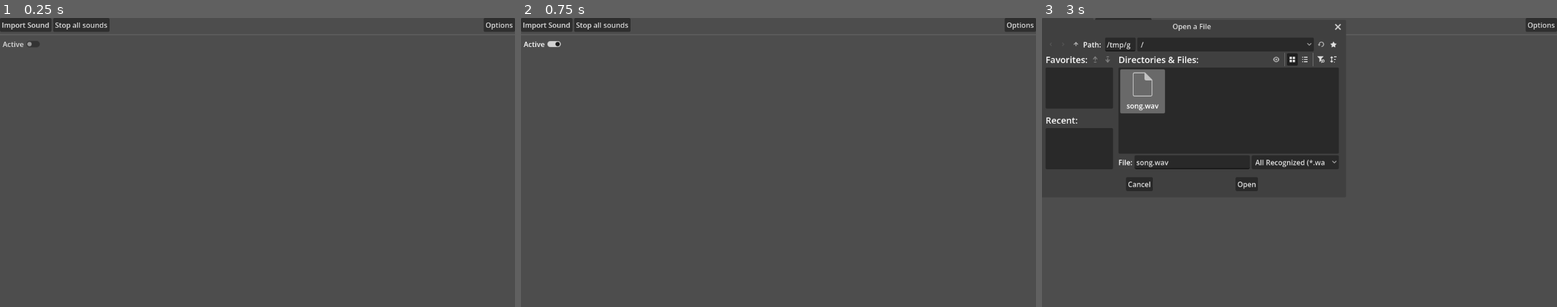
Above: before the commit, frames 1-3 (left to right).
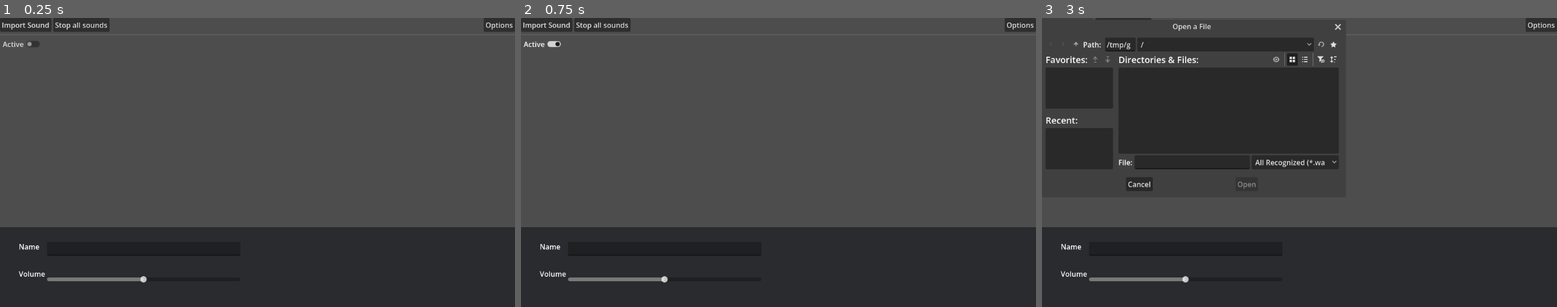
Above: after the commit, the same moments.

Repository: Fishlung/Soundboard-App
Game: Godot game, scene res://main.tscn
The game is run twice, just before and just after one commit, with the same random seed, the same clock (stepped at 60 frames per second) and the same inputs.
Inputs:
- Up to frame 1 (0.25 s): no input
- Up to frame 2 (0.75 s): click "Active" at 0.5 s
- Up to frame 3 (3 s): click "Active" at 1.25 s; click "Active" at 2 s; click "Import Sound" at 2.75 s

The runs differ from the first frame. In frame 1, 28% of the frame differs, in the area x 0-100%, y 72-100%; in frame 2, 28%; in frame 3, 29%, in the area x 0-100%, y 17-100%.

Commit message:
Output can be switched between VAC output and Speaker output

Diff:
--- a/default_bus_layout.tres
+++ /dev/null
@@ -1,3 +0,0 @@
-[gd_resource type="AudioBusLayout" format=3 uid="uid://bq66pbgr7yocb"]
-
-[resource]
--- a/main.gd
+++ b/main.gd
@@ -3,30 +3,7 @@
 var edited_button
 
 func _ready() -> void:
-	if !FileAccess.file_exists("user://buttons.json"):
-		print("no save data")
-		return
-	var button_save = FileAccess.open("user://buttons.json", FileAccess.READ)
-	while button_save.get_position() < button_save.get_length():
-		var json_string = button_save.get_line()
-		var json = JSON.new()
-		var parse_result = json.parse(json_string)
-		if not parse_result == OK:
-			print("JSON Parse Error: ", json.get_error_message(), " in ", json_string, " at line ", json.get_error_line())
-			continue
-		var button_data = json.data
-		if !button_data.has("path"):
-			printerr("No path found for button. Skipping.")
-			continue
-
-		var button_name = "Untitled Button"
-		var button_volume = 1
-
-		if button_data.has("name"):
-			button_name = button_data["name"]
-		if button_data.has("volume"):
-			button_volume = button_data["volume"]
-		add_button(button_data["path"], button_name, button_volume)
+	load_buttons()
 	save_buttons()
 
 func _on_import_pressed() -> void:
@@ -78,3 +55,41 @@
 
 func _on_options_button_pressed() -> void:
 	%OptionsMenu.visible = !%OptionsMenu.visible
+
+func _input(_event: InputEvent) -> void:
+	if Input.is_action_just_pressed("ui_cancel"):
+		%OptionsMenu.visible = false
+
+func _on_active_toggle(toggled_on: bool) -> void:
+	_on_stop_all_pressed()
+	if toggled_on:
+		AudioServer.output_device = %OptionsMenu.settings["vac"]
+	else:
+		AudioServer.output_device = %OptionsMenu.settings["speaker"]
+
+
+func load_buttons():
+	if !FileAccess.file_exists("user://buttons.json"):
+		print("no save data")
+		return
+	var button_save = FileAccess.open("user://buttons.json", FileAccess.READ)
+	while button_save.get_position() < button_save.get_length():
+		var json_string = button_save.get_line()
+		var json = JSON.new()
+		var parse_result = json.parse(json_string)
+		if not parse_result == OK:
+			print("JSON Parse Error: ", json.get_error_message(), " in ", json_string, " at line ", json.get_error_line())
+			continue
+		var button_data = json.data
+		if !button_data.has("path"):
+			printerr("No path found for button. Skipping.")
+			continue
+
+		var button_name = "Untitled Button"
+		var button_volume = 1
+
+		if button_data.has("name"):
+			button_name = button_data["name"]
+		if button_data.has("volume"):
+			button_volume = button_data["volume"]
+		add_button(button_data["path"], button_name, button_volume)
--- a/main.tscn
+++ b/main.tscn
@@ -39,8 +39,8 @@
 [node name="HSeparator" type="HSeparator" parent="VBoxContainer" unique_id=536728982]
 layout_mode = 2
 
-[node name="CheckButton" type="CheckButton" parent="VBoxContainer" unique_id=1380227880]
-custom_minimum_size = Vector2(1.065, 0)
+[node name="ActiveToggle" type="CheckButton" parent="VBoxContainer" unique_id=1380227880]
+unique_name_in_owner = true
 layout_mode = 2
 size_flags_horizontal = 0
 text = "Active"
@@ -55,14 +55,13 @@
 
 [node name="SoundOptions" type="ColorRect" parent="." unique_id=924983441]
 unique_name_in_owner = true
-visible = false
 z_index = 1
 layout_mode = 1
 anchors_preset = 12
 anchor_top = 1.0
 anchor_right = 1.0
 anchor_bottom = 1.0
-offset_top = -268.0
+offset_top = -179.0
 grow_horizontal = 2
 grow_vertical = 0
 color = Color(0.15930319, 0.16756171, 0.18132675, 1)
@@ -104,6 +103,11 @@
 step = 0.001
 value = 1.0
 
+[node name="OptionsMenu" parent="." unique_id=471212449 instance=ExtResource("2_0xm2m")]
+unique_name_in_owner = true
+visible = false
+layout_mode = 1
+
 [node name="OptionsButton" type="Button" parent="." unique_id=393821585]
 layout_mode = 1
 anchors_preset = 1
@@ -117,6 +121,7 @@
 [connection signal="file_selected" from="FileDialog" to="." method="_file_selected"]
 [connection signal="pressed" from="VBoxContainer/HBoxContainer/Import" to="." method="_on_import_pressed"]
 [connection signal="pressed" from="VBoxContainer/HBoxContainer/StopAll" to="." method="_on_stop_all_pressed"]
+[connection signal="toggled" from="VBoxContainer/ActiveToggle" to="." method="_on_active_toggle"]
 [connection signal="text_submitted" from="SoundOptions/Name/NameEditor" to="." method="_on_name_editor_submitted"]
 [connection signal="value_changed" from="SoundOptions/Volume/VolumeSlider" to="." method="_on_volume_slider_value_changed"]
 [connection signal="pressed" from="OptionsButton" to="." method="_on_options_button_pressed"]
--- a/options.gd
+++ b/options.gd
@@ -4,10 +4,6 @@
 	"speaker" = "Default",
 	"vac" = "Default"
 }
-
-func _input(_event: InputEvent) -> void:
-	if Input.is_action_just_pressed("ui_cancel"):
-		%OptionsMenu.visible = false
 
 func _ready() -> void:
 	for device in AudioServer.get_output_device_list():
--- a/project.godot
+++ b/project.godot
@@ -14,6 +14,10 @@
 run/main_scene="uid://d2sddcpaukqio"
 config/features=PackedStringArray("4.6", "Forward Plus")
 config/icon="res://icon.svg"
+
+[audio]
+
+buses/default_bus_layout=""
 
 [input]
 
Not shown, removed: song.wav.import
Not shown, removed: song.wav
